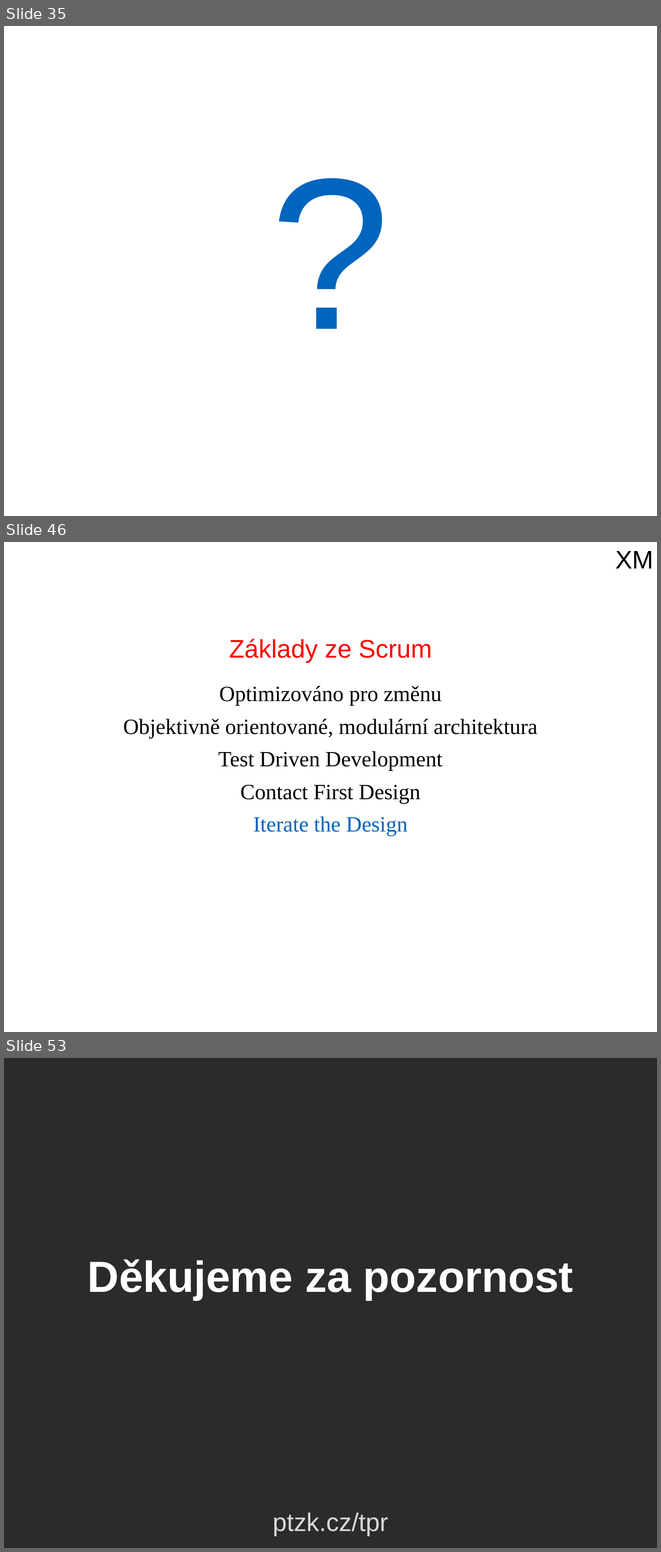
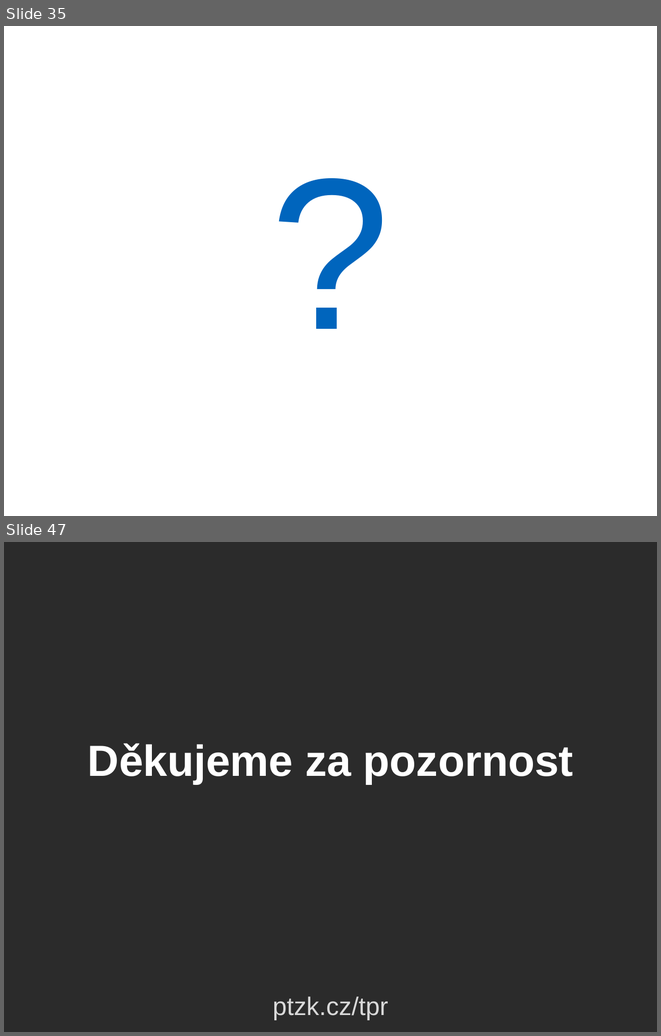
Before and after one commit to ZiipSi/tpr, a slide deck: source/files/prezentace_sem.pptx. Shown one above the other, each under a label of ours: slides 35, 46 and 53 before the commit, slides 35 and 47 after it; the slides between them are not shown. The pictures are 661x1552 and 661x1036 pixels, drawn with LibreOffice and Linux fonts; fonts in the diff are those of the drawing; background and template pictures are left out; a plain dark background stands for a picture behind light text. Boxes give left, top, right and bottom in pixels: in the first picture for what was removed or moved away, otherwise in the second. Text is boxed around its words. In the diff, an @@ line names an element or a change of style, - is before the commit and + after.

Commit message:
upravená seminární prezentace, scrum jen na jeden slide, napsány principy

```diff
--- a/source/files/prezentace_sem.pptx
+++ b/source/files/prezentace_sem.pptx
@@ slide 46 removed at box(4, 542, 657, 1032), background #FFFFFF @@
@@ text removed at box(615, 551, 653, 568) @@
-XM
@@ text removed at box(229, 638, 432, 662) @@
-Základy ze Scrum
@@ text removed at box(123, 686, 538, 836) @@
-Optimizováno pro změnu
-Objektivně orientované, modulární architektura
-Test Driven Development
-Contact First Design
-Iterate the Design
@@ what was slide 53 is now slide 47 @@
```
Also in this commit, not shown: 9 slides changed, 2 slides added, 7 other slides removed, 1 other file.
